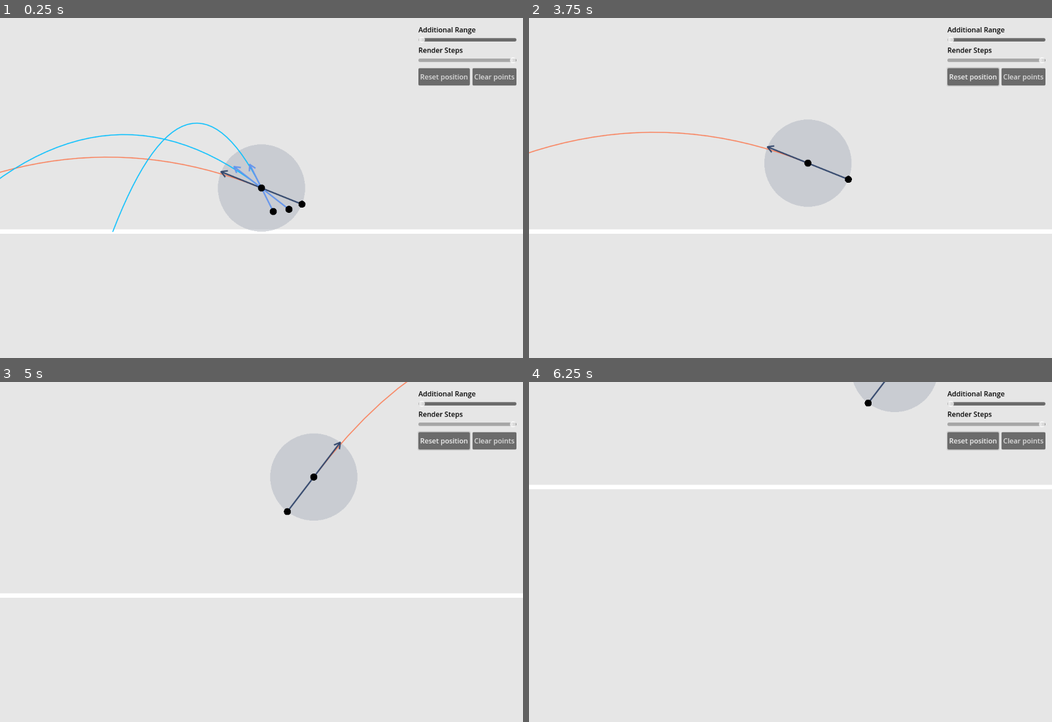
Above: before the commit, frames 1-4 (two rows, left to right).
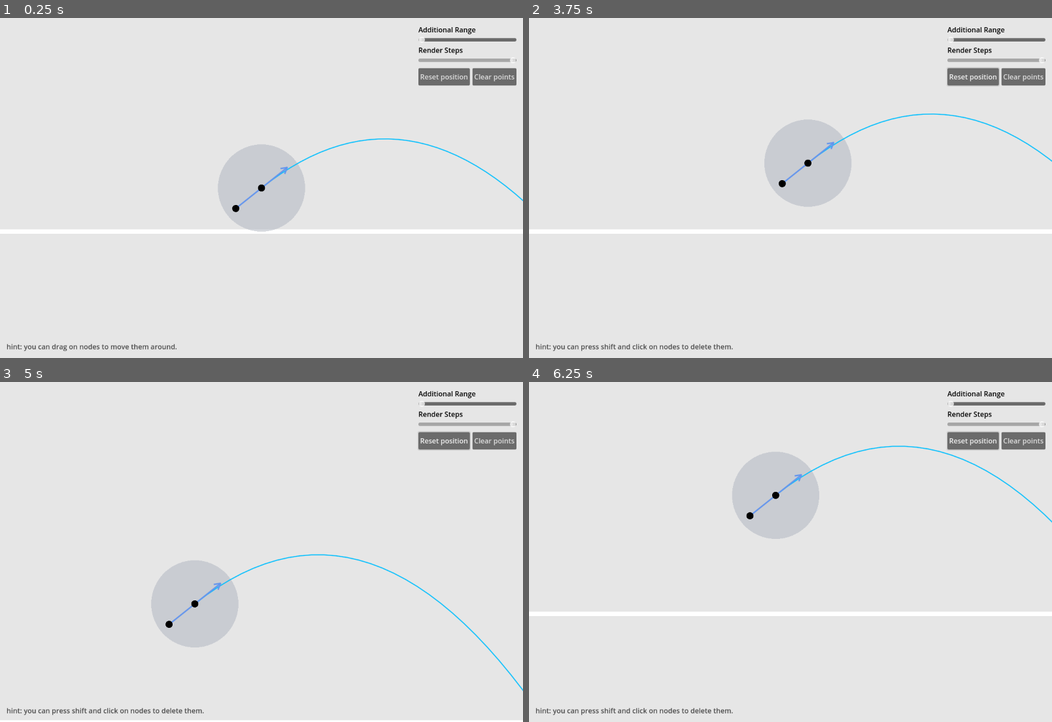
Above: after the commit, the same moments.

Repository: sihlecodes/projectile-motion-simulation
Game: Godot game, scene res://Main.tscn
Same seed, same stepped clock (60 frames per second), same inputs: the game is played once before the commit and once after it.
Inputs (mouse positions are in pixels of both pictures, inside the frame that each line leads up to):
- Up to frame 1 (0.25 s): no input
- Up to frame 2 (3.75 s): click "Clear points" at 0.5 s; click "Clear points" at 1.25 s; click "Clear points" at 2 s; click "Reset position" at 2.75 s; drag from (790, 188) to (842, 113) at 3.52 s
- Up to frame 3 (5 s): drag from (355, 494) to (235, 620) at 4.27 s
- Up to frame 4 (6.25 s): move the mouse to (994, 419) at 5.02 s; hold Shift (delete_node) 5.03-5.75 s; click (994, 419) at 5.17 s; drag from (764, 620) to (816, 511) at 5.77 s

The runs differ from the first frame. In frame 1, 1.5% of the frame differs, in the area x 0-100%, y 30-99%; in frame 2, 0.9%; in frame 3, 8.7%, in the area x 0-100%, y 0-100%; in frame 4, 7.0%.

Commit message:
Improved hinting system
Also moved scripts to more suitable paths
Made minor code changes

Diff:
--- a/Hints.gd
+++ /dev/null
@@ -1,23 +0,0 @@
-extends Object
-
-class Milestone:
-	var completed: bool = false
-	var instruction: String
-	var next: Milestone
-
-	func _init(instruction: String) -> void:
-		self.instruction = instruction
-
-var milestones: = {}
-
-func _init() -> void:
-	var _move = Milestone.new("you can click & drag on nodes to move them around.")
-	var _delete = Milestone.new("you can press shift & click on nodes to delete them.")
-	var _add = Milestone.new("you can press contorl, click & drag from the center node to create nodes.")
-
-	_move.next = _delete
-	_delete.next = _add
-
-	milestones.add = _add
-	milestones.delete = _delete
-	milestones.move = _move
--- a/source/Main.gd
+++ b/Main.gd
@@ -4,14 +4,20 @@
 @onready var steps_slider = $ui/container/column/grid/steps_slider
 @onready var path_renderer: = $PathRenderer
 @onready var hint_label: = $ui/container/hint
-@onready var hints: = preload("res://Hints.gd").new()
 
-func set_hint_milestone(milestone):
-	hint_label.text = "hint: " + milestone.instruction
+func update_milestone_hint():
+	var milestone: = Hints.current_milestone
+
+	if milestone:
+		hint_label.text = "hint: " + milestone.instruction
+	else:
+		hint_label.text = ""
 
 func _ready() -> void:
 	steps_slider.value = path_renderer.draw_steps
-	set_hint_milestone(hints.milestones.add)
+	update_milestone_hint()
+
+	Hints.milestone_completed.connect(update_milestone_hint)
 
 func _on_reset_pressed() -> void:
 	var animation_duration: = 0.2
@@ -30,11 +36,11 @@
 
 	if event is InputEventPanGesture or event is InputEventScreenDrag:
 		# pan when none of the points are currently being manipulated
-		if not Points.any_pressed():
+		if not Nodes.any_pressed():
 			camera.offset -= Camera.unproject_vector(event.relative)
 
 func _on_clear_pressed() -> void:
-	for child in path_renderer.get_children().slice(2):
+	for child in path_renderer.get_nodes():
 		child.queue_free()
 
 func _on_range_slider_value_changed(value: float) -> void:
--- a/Main.tscn
+++ b/Main.tscn
@@ -1,35 +1,31 @@
 [gd_scene load_steps=7 format=3 uid="uid://bodlio6p472nu"]
 
-[ext_resource type="Script" path="res://source/Main.gd" id="1_an6s0"]
+[ext_resource type="Script" path="res://Main.gd" id="1_2g3im"]
 [ext_resource type="Script" path="res://source/Ground.gd" id="2_vgwyk"]
-[ext_resource type="PackedScene" uid="uid://0rviquni3pnr" path="res://source/PathRenderer.tscn" id="2_x1ih8"]
-[ext_resource type="PackedScene" uid="uid://cl306rv6kev8w" path="res://source/PathNode.tscn" id="3_5e8d8"]
-[ext_resource type="Script" path="res://source/controls.gd" id="5_fme3t"]
+[ext_resource type="PackedScene" uid="uid://0rviquni3pnr" path="res://source/nodes/special/PathRenderer.tscn" id="2_x1ih8"]
+[ext_resource type="PackedScene" uid="uid://cl306rv6kev8w" path="res://source/nodes/PathNode.tscn" id="3_5e8d8"]
+[ext_resource type="Script" path="res://source/workarounds/controls.gd" id="5_fme3t"]
 
 [sub_resource type="Theme" id="Theme_a4itc"]
 
 [node name="Main" type="Node"]
-script = ExtResource("1_an6s0")
+script = ExtResource("1_2g3im")
 
 [node name="ground" type="Line2D" parent="."]
 position = Vector2(0, 100)
 points = PackedVector2Array(-656.5, 0, 656.5, 0)
 script = ExtResource("2_vgwyk")
 
-[node name="PathRenderer" parent="." instance=ExtResource("2_x1ih8")]
+[node name="PathRenderer" parent="." groups=["points"] instance=ExtResource("2_x1ih8")]
 range_color = Color(0.6734, 0.69782, 0.74, 0.498039)
 draw_steps = 100
+color = Color(0, 0, 0, 1)
+radius = 8.0
 
-[node name="PathPoint" parent="PathRenderer" instance=ExtResource("3_5e8d8")]
-position = Vector2(92.7951, 37.2702)
-connector_color = Color(0.2, 0.278431, 0.423529, 1)
-path_color = Color(0.980392, 0.498039, 0.34902, 1)
-
-[node name="PathPoint2" parent="PathRenderer" instance=ExtResource("3_5e8d8")]
-position = Vector2(27, 54)
-
-[node name="PathPoint3" parent="PathRenderer" instance=ExtResource("3_5e8d8")]
-position = Vector2(63, 49)
+[node name="PathNode" parent="PathRenderer" groups=["points"] instance=ExtResource("3_5e8d8")]
+position = Vector2(-59, 47)
+color = Color(0, 0, 0, 1)
+radius = 8.0
 
 [node name="camera" type="Camera2D" parent="."]
 
@@ -99,13 +95,14 @@
 text = "Clear points"
 
 [node name="hint" type="RichTextLabel" parent="ui/container"]
-custom_minimum_size = Vector2(500, 0)
+custom_minimum_size = Vector2(1000, 0)
 layout_mode = 2
 size_flags_horizontal = 0
 size_flags_vertical = 8
 theme_override_colors/default_color = Color(0.290196, 0.290196, 0.290196, 1)
 bbcode_enabled = true
 text = "hint: you can click and drag the nodes to move them around"
+fit_content = true
 
 [connection signal="gui_input" from="ui/container" to="." method="_on_container_gui_input"]
 [connection signal="value_changed" from="ui/container/column/grid/range_slider" to="." method="_on_range_slider_value_changed"]
--- a/project.godot
+++ b/project.godot
@@ -18,8 +18,9 @@
 
 [autoload]
 
-Points="*res://source/Points.gd"
+Nodes="*res://source/Nodes.gd"
 Camera="*res://source/Camera.gd"
+Hints="*res://source/Hints.gd"
 
 [display]
 
--- /dev/null
+++ b/source/Hints.gd
@@ -0,0 +1,37 @@
+extends Node
+
+class Milestone:
+	var completed: bool = false
+	var instruction: String
+	var action: String
+	var next: Milestone
+
+	func _init(action: String, instruction: String):
+		self.action = action
+		self.instruction = instruction
+
+	func is_action(action: String) -> bool:
+		return self.action == action
+
+	func complete():
+		completed = true
+
+var current_milestone: Milestone
+
+signal milestone_completed
+
+func _ready():
+	var move = Milestone.new("move", "you can drag on nodes to move them around.")
+	var delete = Milestone.new("delete", "you can press shift and click on nodes to delete them.")
+	var create = Milestone.new("create", "you can press contorl and drag from the center node to create new nodes.")
+
+	move.next = delete
+	delete.next = create
+
+	current_milestone = move
+
+func complete_milestone(action: String):
+	if current_milestone.is_action(action):
+		current_milestone.complete()
+		current_milestone = current_milestone.next
+		milestone_completed.emit()
--- a/source/Points.gd
+++ b/source/Nodes.gd
@@ -1,16 +1,19 @@
 extends Node
 
+func get_path_nodes() -> Array:
+	return get_tree().get_nodes_in_group("nodes")
+
 func count() -> int:
-	return get_tree().get_nodes_in_group("points").size()
+	return get_path_nodes().size()
 
 func do(fn: Callable) -> void:
-	for node in get_tree().get_nodes_in_group("points"):
-		if node is BasePoint:
+	for node in get_path_nodes():
+		if node is BaseNode:
 			fn.call(node)
 
 func any_pressed() -> bool:
-	for node in get_tree().get_nodes_in_group("points"):
-		if node is BasePoint:
+	for node in get_path_nodes():
+		if node is BaseNode:
 			if node.pressed:
 				return true
 	return false
@@ -21,6 +24,6 @@
 func enable_all() -> void:
 	do(func(node): node.enable())
 
-func disable_all_except(node: BasePoint) -> void:
+func disable_all_except(node: BaseNode) -> void:
 	disable_all()
 	node.enable()
--- a/source/BasePoint.gd
+++ b/source/nodes/BaseNode.gd
@@ -1,6 +1,6 @@
 extends Node2D
 
-class_name BasePoint
+class_name BaseNode
 
 const DRAG_RADIUS: float = 1000
 const DRAG_RADIUS_BUFFER: float = 2 # makes it slightly easier to grab nodes
@@ -28,9 +28,9 @@
 	shape_radius = DRAG_RADIUS if activated else radius
 
 	if activated:
-		Points.disable_all_except(self)
+		Nodes.disable_all_except(self)
 	else:
-		Points.enable_all()
+		Nodes.enable_all()
 
 func _ready() -> void:
 	$area/shape.shape = CircleShape2D.new()
@@ -52,3 +52,4 @@
 			return
 
 		position += Camera.unproject_vector(event.relative)
+		Hints.complete_milestone("move")
--- a/source/BasePoint.tscn
+++ b/source/nodes/BaseNode.tscn
@@ -1,9 +1,11 @@
 [gd_scene load_steps=2 format=3 uid="uid://bjkf87eldsavs"]
 
-[ext_resource type="Script" path="res://source/BasePoint.gd" id="1_w2rhs"]
+[ext_resource type="Script" path="res://source/nodes/BaseNode.gd" id="1_w2rhs"]
 
-[node name="BasePoint" type="Node2D" groups=["points"]]
+[node name="BaseNode" type="Node2D" groups=["nodes"]]
 script = ExtResource("1_w2rhs")
+color = null
+radius = null
 
 [node name="area" type="Area2D" parent="."]
 
--- a/source/PathNode.gd
+++ b/source/nodes/PathNode.gd
@@ -1,4 +1,4 @@
-extends BasePoint
+extends BaseNode
 
 class_name PathNode
 
@@ -23,6 +23,7 @@
 	if Input.is_action_pressed("delete_node"):
 		if event is InputEventScreenTouch:
 			queue_free()
+			Hints.complete_milestone("delete")
 	else:
 		get_parent().move_child(self, -1)
 		super._on_area_input_event(_viewport, event, _shape_idx)
--- a/source/PathNode.tscn
+++ b/source/nodes/PathNode.tscn
@@ -1,11 +1,11 @@
 [gd_scene load_steps=4 format=3 uid="uid://cl306rv6kev8w"]
 
-[ext_resource type="Script" path="res://source/PathNode.gd" id="1_evkc4"]
-[ext_resource type="PackedScene" uid="uid://bjkf87eldsavs" path="res://source/BasePoint.tscn" id="1_yk085"]
+[ext_resource type="Script" path="res://source/nodes/PathNode.gd" id="1_evkc4"]
+[ext_resource type="PackedScene" uid="uid://bjkf87eldsavs" path="res://source/nodes/BaseNode.tscn" id="1_yk085"]
 
 [sub_resource type="CircleShape2D" id="CircleShape2D_tjx7l"]
 
-[node name="PathPoint" instance=ExtResource("1_yk085")]
+[node name="PathNode" instance=ExtResource("1_yk085")]
 script = ExtResource("1_evkc4")
 connector_color = Color(0.392157, 0.584314, 0.929412, 1)
 path_color = Color(0, 0.74902, 1, 1)
--- a/source/PathRenderer.gd
+++ b/source/nodes/special/PathRenderer.gd
@@ -1,4 +1,4 @@
-extends BasePoint
+extends BaseNode
 
 class_name PathRenderer
 
@@ -24,6 +24,9 @@
 signal node_created
 signal node_deleted(node)
 signal node_dragged
+
+func get_nodes() -> Array:
+	return []
 
 func set_additional_range(percentage: float):
 	range_radius = MIN_RANGE_RADIUS + MAX_ADDITIONAL_RANGE * percentage/100
@@ -82,7 +85,7 @@
 	add_child(node)
 	node_created.emit()
 
-var new_node: PathNode = null
+var current_node: PathNode = null
 
 func _on_area_input_event(_viewport: Node, event: InputEvent, _shape_idx: int) -> void:
 	var create_action_pressed: = Input.is_action_pressed("create_node")
@@ -92,25 +95,26 @@
 		activate_exclusively(pressed)
 
 		if pressed and create_action_pressed:
-			new_node = preload("res://source/PathNode.tscn").instantiate()
-			new_node.disable()
+			current_node = preload("res://source/nodes/PathNode.tscn").instantiate()
+			current_node.disable()
 
-		elif new_node and not pressed:
-			if not new_node.get_parent():
-				new_node.queue_free()
+		elif current_node and not pressed:
+			if not current_node.get_parent():
+				current_node.queue_free()
 
-			new_node = null
+			current_node = null
 
 		else:
 			super._on_area_input_event(_viewport, event, _shape_idx)
 
 	elif event is InputEventScreenDrag:
-		if new_node and create_action_pressed:
-			if not new_node.get_parent():
-				add_node(new_node)
+		if current_node and create_action_pressed:
+			if not current_node.get_parent():
+				add_node(current_node)
 				node_created.emit()
+				Hints.complete_milestone("create")
 
-			new_node.position += Camera.unproject_vector(event.relative)
+			current_node.position += Camera.unproject_vector(event.relative)
 		else:
 			super._on_area_input_event(_viewport, event, _shape_idx)
 
--- a/source/PathRenderer.tscn
+++ b/source/nodes/special/PathRenderer.tscn
@@ -1,12 +1,12 @@
 [gd_scene load_steps=4 format=3 uid="uid://0rviquni3pnr"]
 
-[ext_resource type="PackedScene" uid="uid://bjkf87eldsavs" path="res://source/BasePoint.tscn" id="1_p52pf"]
-[ext_resource type="Script" path="res://source/PathRenderer.gd" id="2_h2cxl"]
+[ext_resource type="PackedScene" uid="uid://bjkf87eldsavs" path="res://source/nodes/BaseNode.tscn" id="1_vkhyj"]
+[ext_resource type="Script" path="res://source/nodes/special/PathRenderer.gd" id="2_kjob5"]
 
 [sub_resource type="CircleShape2D" id="CircleShape2D_wet4m"]
 
-[node name="PathRenderer" instance=ExtResource("1_p52pf")]
-script = ExtResource("2_h2cxl")
+[node name="PathRenderer" instance=ExtResource("1_vkhyj")]
+script = ExtResource("2_kjob5")
 range_radius = 100.0
 range_color = Color(0.678431, 0.847059, 0.901961, 1)
 draw_steps = 5
Renamed: source/controls.gd -> source/workarounds/controls.gd
